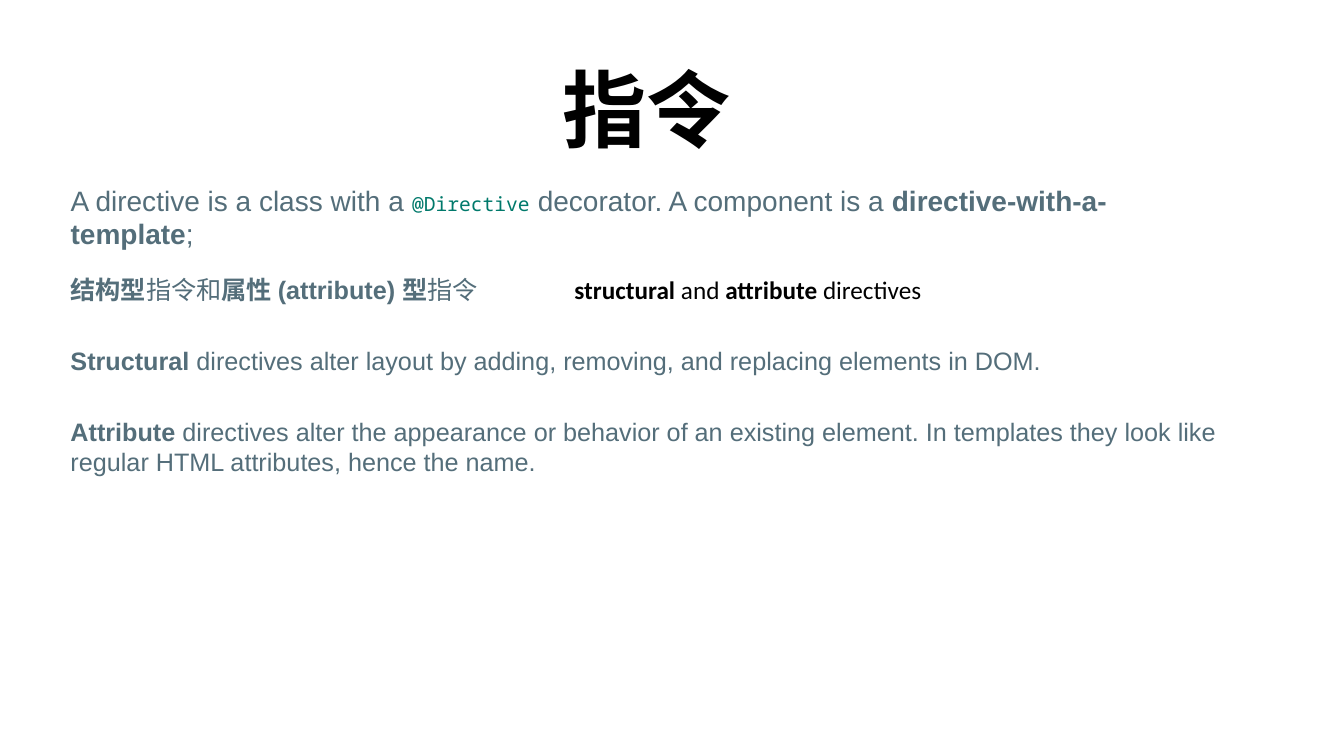
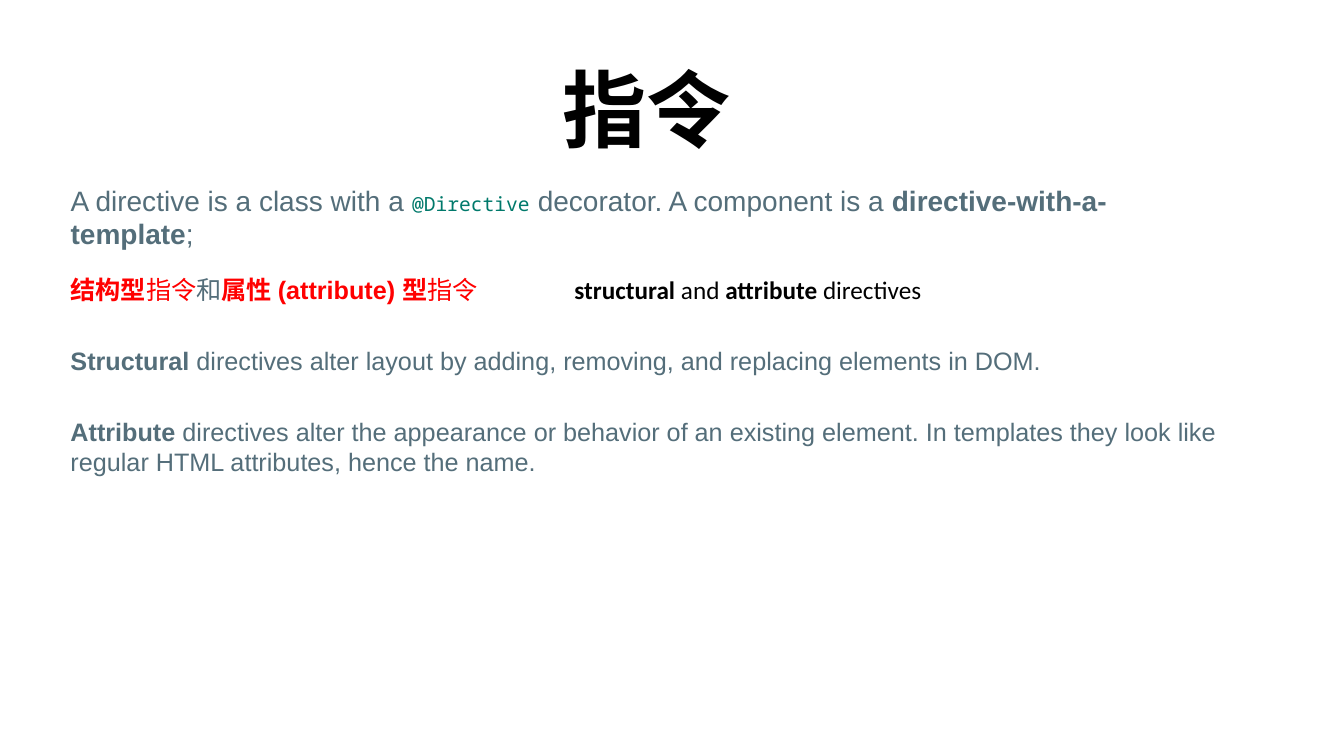
Before and after one commit to FredJiangFei/MyDocuments, a slide deck: slide 8 of Angular summary/Angular.pptx (slide 7 before the commit). Drawn at 1344x756 pixels with LibreOffice and Linux fonts; fonts in the diff are those of the drawing. Boxes give left, top, right and bottom in pixels: in the first picture for what was removed or moved away, otherwise in the second. Text is boxed around its words. In the diff, an @@ line names an element or a change of style, - is before the commit and + after.

```diff
--- a/Angular summary/Angular.pptx
+++ b/Angular summary/Angular.pptx
@@ text "结构型指令和属性 (attribute) 型指令 structural and ..." at <box>70,277,921,304</box>: text colour #546E7A to #FF0000 in "结构型指令和属性 (attribute) 型指令" @@
```
Also in this commit, not shown: 3 slides added.
